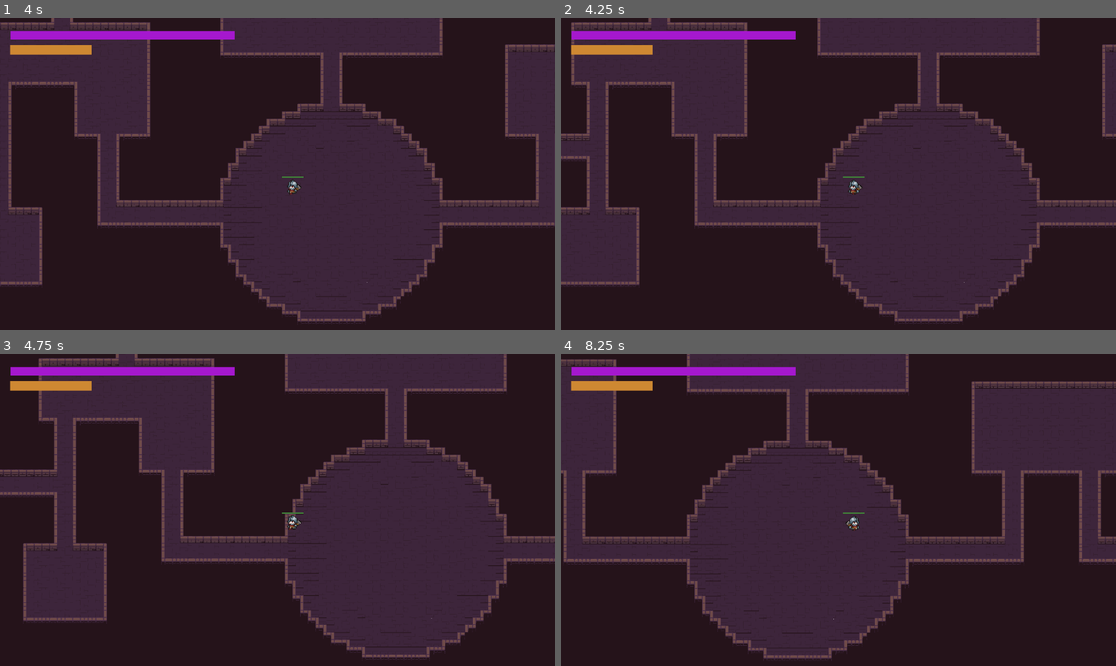
Above: before the commit, frames 1-4 (two rows, left to right).
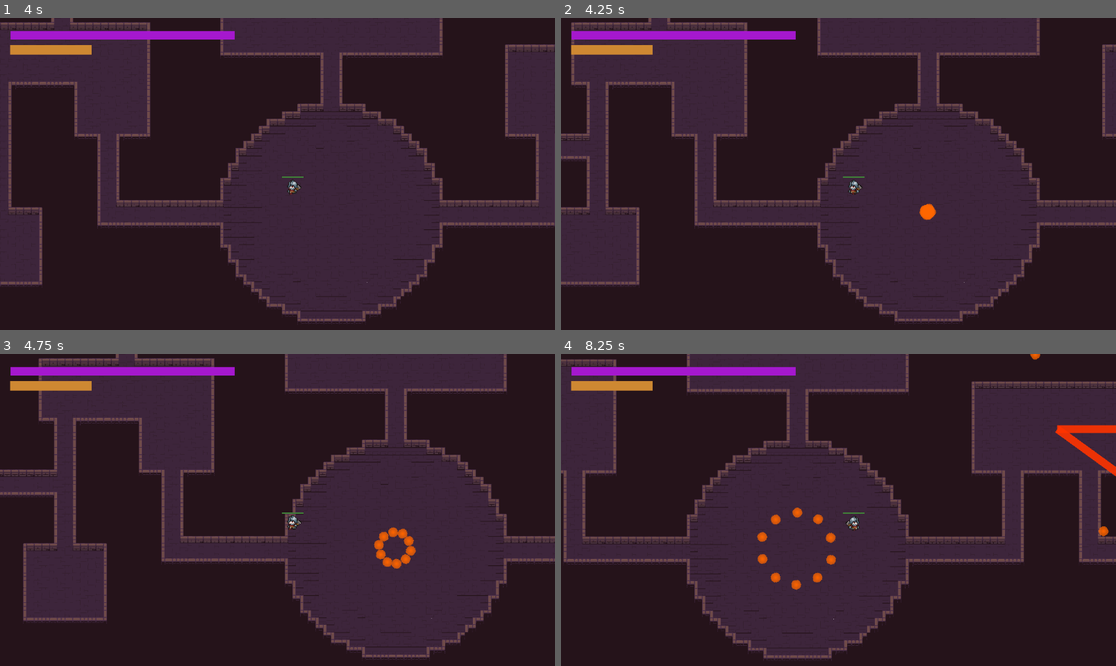
Above: after the commit, the same moments.

Repository: jonahkeeganross/ECS179Project
Game: Godot game, scene res://Scenes/Crown.tscn
Two runs of this game, one before a commit and one after it. Both use one fixed random seed, a clock stepped at 60 frames per second and the inputs below.
Inputs:
- Up to frame 1 (4 s): hold D (move_right) 0.53-1.28 s; tap Space (dialogue_next) at 0.6, 1.55, 2, 2.1, 2.85, 3.8 s; tap Enter at 1.25 s; hold S (move_down) 1.28-2.03 s; tap Shift (dash) at 1.35, 3.6 s; hold D (move_right) 2.03-2.78 s; hold W (move_up) 2.78-3.53 s; hold A (move_left) from 3.53 s (still down)
- Up to frame 2 (4.25 s): keep holding A (move_left)
- Up to frame 3 (4.75 s): keep holding A (move_left); tap Space (dialogue_next) at 4.35 s
- Up to frame 4 (8.25 s): release A (move_left) at 5.03 s; hold S (move_down) 5.03-5.78 s; tap Space (dialogue_next) at 5.1, 6.05, 6.6, 7.35 s; hold D (move_right) 5.78-6.53 s; tap Shift (dash) at 5.85, 8.1 s; hold W (move_up) 6.53-7.28 s; hold D (move_right) 7.28-8.03 s; hold S (move_down) from 8.03 s (still down)

Frame 1 is identical in both runs. In frame 2, 0.1% of the frame differs, in the area x 64-68%, y 59-65%; in frame 3, 0.5%; in frame 4, 1.1%, in the area x 35-100%, y 0-76%.

Commit message:
Add typewriter dialogue and projectile textures

Diff:
--- a/cursed-crown/Scenes/Fireball.tscn
+++ b/cursed-crown/Scenes/Fireball.tscn
@@ -19,6 +19,8 @@
 
 [node name="AnimatedSprite2D" type="AnimatedSprite2D" parent="Area2D"]
 
+[node name="Sprite2D" type="Sprite2D" parent="Area2D"]
+
 [node name="DelayTimer" type="Timer" parent="Area2D"]
 
 [node name="AliveTimer" type="Timer" parent="Area2D"]
--- a/cursed-crown/Scripts/DamageManager/Projectiles/fireball.gd
+++ b/cursed-crown/Scripts/DamageManager/Projectiles/fireball.gd
@@ -8,6 +8,7 @@
 @onready var _alive_timer:Timer = $Area2D/AliveTimer
 @onready var _delay_timer:Timer  = $Area2D/DelayTimer
 @onready var _coll_shape:CollisionShape2D = $Area2D/CollisionShape2D
+@onready var _sprite:Sprite2D = $Area2D/Sprite2D
 
 var _projectile_info:ProjectileInfo
 
@@ -18,6 +19,27 @@
 	_alive_timer.timeout.connect(_deactivate)
 	_delay_timer.one_shot = true
 	_alive_timer.one_shot = true
+
+	# Create a simple circular texture for fireball
+	if _sprite:
+		_sprite.visible = false
+		# Create an actual texture image
+		var img = Image.create(32, 32, false, Image.FORMAT_RGBA8)
+		img.fill(Color(0, 0, 0, 0))  # Transparent background
+
+		# Draw a circle
+		for x in range(32):
+			for y in range(32):
+				var dx = x - 16
+				var dy = y - 16
+				var distance = sqrt(dx * dx + dy * dy)
+				if distance <= 10:
+					# Orange/red fireball color with gradient
+					var alpha = 1.0 - (distance / 10.0) * 0.3
+					img.set_pixel(x, y, Color(1.0, 0.4, 0.0, alpha))
+
+		var texture = ImageTexture.create_from_image(img)
+		_sprite.texture = texture
 
 
 func initialize(pos:Vector2, info: ProjectileInfo):
@@ -34,6 +56,10 @@
 	alive_time = 0
 	_active = true
 	_coll_shape.debug_color = Color("e60600ff")
+
+	# Show the fireball sprite
+	if _sprite:
+		_sprite.visible = true
 
 func _physics_process(delta: float) -> void:
 	#alive_time += delta
--- a/cursed-crown/Scripts/DamageManager/Projectiles/lazer.gd
+++ b/cursed-crown/Scripts/DamageManager/Projectiles/lazer.gd
@@ -27,6 +27,18 @@
 	_coll_shape.shape = rect_shape
 	_coll_shape.debug_color = Color("ffdfdaff")
 
+	# Create laser texture
+	if _display_sprite:
+		_display_sprite.visible = false
+		# Create a simple rectangular laser beam texture
+		var img = Image.create(10, 10, false, Image.FORMAT_RGBA8)
+		# Fill with bright red/orange for laser beam
+		img.fill(Color(1.0, 0.2, 0.0, 0.9))
+
+		var texture = ImageTexture.create_from_image(img)
+		_display_sprite.texture = texture
+		_display_sprite.centered = false  # Align to left edge
+
 func initialize(pos:Vector2, info: ProjectileInfo):
 	_projectile_info = info
 	_delay_timer.wait_time = info.delay
@@ -45,6 +57,15 @@
 	_coll_shape.debug_color = Color("e60600ff")
 	rect_shape.size = Vector2(2000,16)
 
+	# Show and scale the laser sprite
+	if _display_sprite:
+		_display_sprite.visible = true
+		# Scale the texture to match the collision shape
+		var beam_length = rect_shape.size.x
+		var beam_width = rect_shape.size.y
+		_display_sprite.scale = Vector2(beam_length / 10.0, beam_width / 10.0)
+		_display_sprite.position = Vector2(-beam_length / 2.0, -beam_width / 2.0)
+
 func _deactivate()-> void:
 	#print("DYING")
 	_active = false
--- a/cursed-crown/Scripts/dialogue_controller.gd
+++ b/cursed-crown/Scripts/dialogue_controller.gd
@@ -15,6 +15,14 @@
 var _dialogue_open:bool = false
 var _text_queue: Array[String]
 
+# Typewriter effect variables
+var _current_text: String = ""
+var _display_text: String = ""
+var _text_index: int = 0
+var _is_typing: bool = false
+var _typewriter_speed: float = 0.05 # Time between each character
+var _typewriter_timer: float = 0.0
+
 func  _ready() -> void:
 	pos = arrow_next.position
 	process_mode = Node.PROCESS_MODE_ALWAYS
@@ -30,16 +38,34 @@
 	time_elapsed += delta
 	arrow_next.position.y = pos.y + sin(time_elapsed / slow_modif) * mult
 
+	# Handle typewriter effect
+	if _is_typing:
+		_typewriter_timer += delta
+		if _typewriter_timer >= _typewriter_speed:
+			_typewriter_timer = 0.0
+			_text_index += 1
+			if _text_index <= _current_text.length():
+				text.text = _current_text.substr(0, _text_index)
+			else:
+				_is_typing = false
+				arrow_next.visible = true
+
 	if not _dialogue_open:
 		if _text_queue.size() > 0:
 			show_dialogue_box()
 			display_next_dialogue()
 
-	#else:
-
 	if Input.is_action_just_released("dialogue_next"):
 		if _dialogue_open:
-			display_next_dialogue()
+			# If still typing, skip to full text
+			if _is_typing:
+				_is_typing = false
+				_text_index = _current_text.length()
+				text.text = _current_text
+				arrow_next.visible = true
+			else:
+				# Otherwise, move to next dialogue
+				display_next_dialogue()
 			print("skipping")
 		#display_dialogue()
 
@@ -56,8 +82,14 @@
 	if _text_queue.size() == 0:
 		hide_dialogue_box()
 		return
-	var _cur_text:String = _text_queue.pop_front()
-	text.text = _cur_text
+
+	# Start typewriter effect
+	_current_text = _text_queue.pop_front()
+	_text_index = 0
+	_typewriter_timer = 0.0
+	_is_typing = true
+	arrow_next.visible = false
+	text.text = ""
 	print("kk")
 
 
